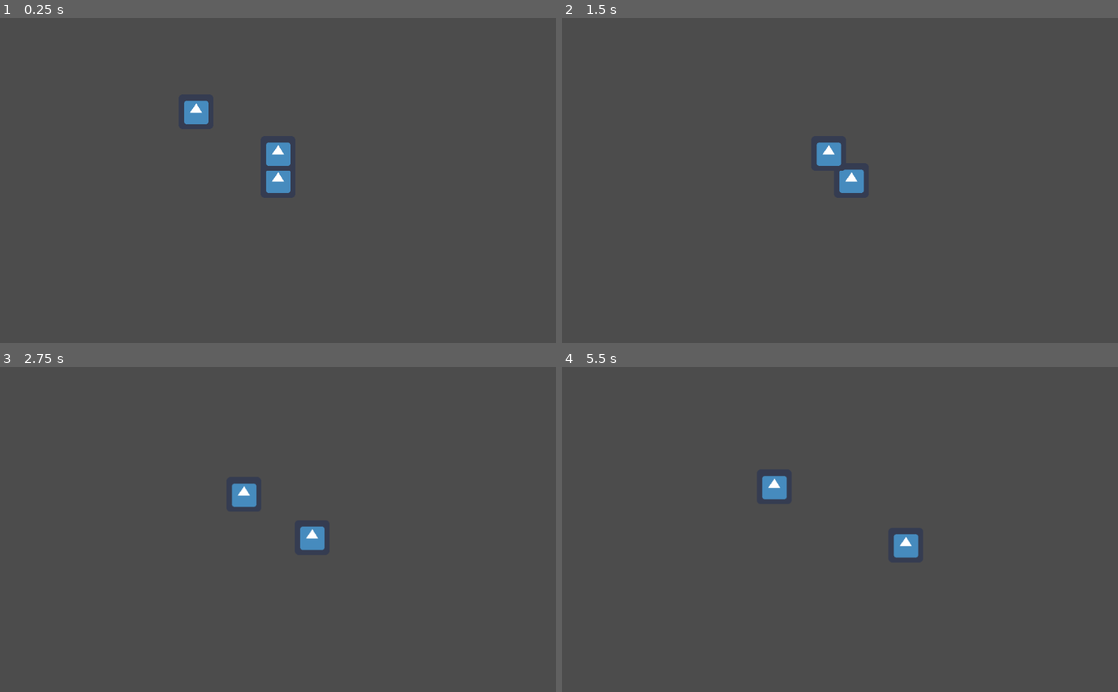
Above: before the commit, frames 1-4 (two rows, left to right).
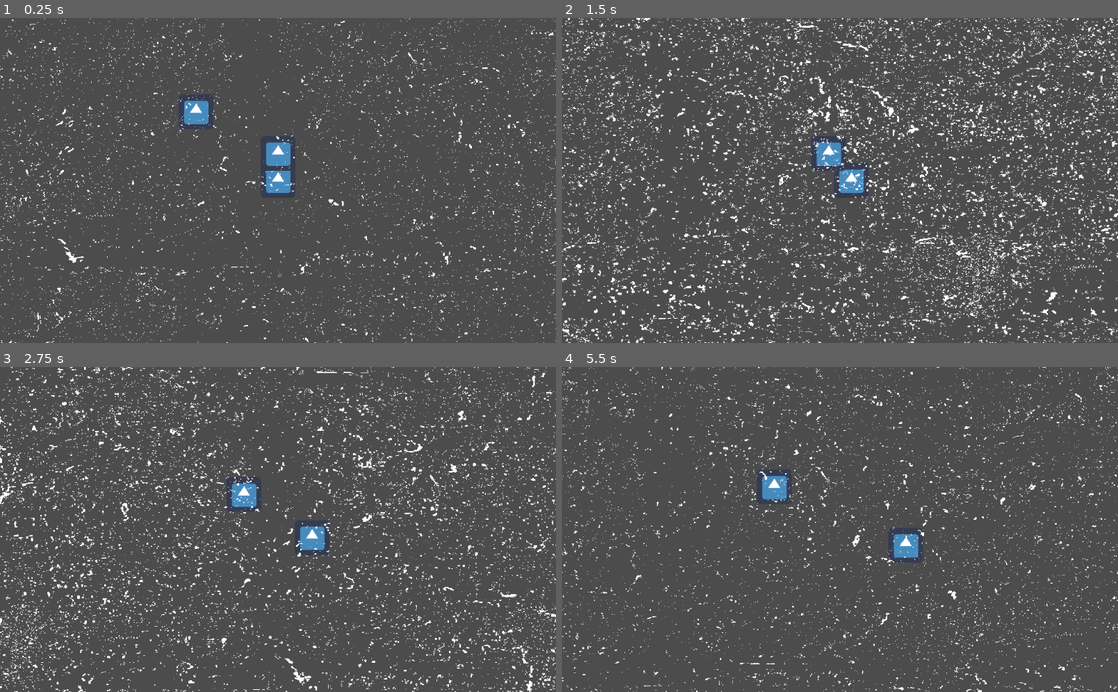
Above: after the commit, the same moments.

Repository: killicolin/SCI-GJ-3
Game: Godot game, scene res://Level1.tscn
Same seed, same stepped clock (60 frames per second), same inputs: the game is played once before the commit and once after it. The engine's default icon, where the game draws it, is replaced by a stand-in: a white triangle on a blue panel in a dark square.
Inputs:
- Up to frame 1 (0.25 s): no input
- Up to frame 2 (1.5 s): tap Enter at 0.5 s; hold Right (p1_right) 0.53-1.28 s; hold Space (p1_action) 0.53-1.28 s; tap Down (p1_stop) at 1.35 s
- Up to frame 3 (2.75 s): hold Right (p1_right) from 2.03 s (still down); hold Q (p2_action) from 2.03 s (still down)
- Up to frame 4 (5.5 s): release Q (p2_action) at 2.78 s; tap D (p2_right) at 2.85 s; release Right (p1_right) at 3.53 s; hold S (p2_stop) 3.53-4.28 s; tap Space (p1_action) at 4.35 s; hold Down (p1_stop) from 5.03 s (still down)

The runs differ from the first frame. In frame 1, 4.6% of the frame differs, in the area x 0-100%, y 0-100%; in frame 2, 13%; in frame 3, 9.9%; in frame 4, 5.0%.

Commit message:
stabilize ui

Diff:
--- a/Level1.gd
+++ b/Level1.gd
@@ -6,7 +6,9 @@
 # var b = "text"
 onready var robotScene = load("res://Robot.tscn")
 onready var sunScene = load("res://Sun.tscn")
+onready var noiseScene = load("res://NoiseEffect.tscn")
 
+onready var noise = noiseScene.instance()
 onready var sun = sunScene.instance()
 onready var p1 = robotScene.instance()
 onready var p2 = robotScene.instance()
@@ -28,7 +30,13 @@
 	sun.connect("pertubation_on", self, "_on_perturbation_received")
 	sun.connect("pertubation_off", self, "_on_perturbation_stopped")
 
-	add_child(sun)
+	sun.connect("pertubation_on", noise, "is_on_perturbating")
+	sun.connect("pertubation_off", noise, "is_off_perturbating")
+
+	noise.rect_size = Vector2(1920, 1080)
+
+	self.add_child(sun)
+	$CanvasLayer.add_child(noise)
 
 func _on_perturbation_received():
 	print("PERTURBATION IS ON")
--- a/Level1.tscn
+++ b/Level1.tscn
@@ -43,4 +43,6 @@
 current = true
 script = ExtResource( 1 )
 
+[node name="CanvasLayer" type="CanvasLayer" parent="."]
+
 [connection signal="body_entered" from="endingArea" to="." method="_on_endingArea_body_entered"]
--- a/NoiseEffect.gd
+++ b/NoiseEffect.gd
@@ -11,10 +11,10 @@
 var burst_time;
 # Called when the node enters the scene tree for the first time.
 func _ready():
-	$TextureRect.visible=false
+#	$TextureRect.visible=false
 	burst_time = OS.get_ticks_msec()+burst_delta_time
 	print_debug($TextureRect.material.get_shader_param("filter"))
-	#$TextureRect.visible=false # Replace with function body.
+#	#$TextureRect.visible=false # Replace with function body.
 
 func is_on_perturbating():
 	burst_time = OS.get_ticks_msec()+burst_delta_time
@@ -29,7 +29,7 @@
 		var current_time = OS.get_ticks_msec()
 		var ratio = abs(burst_time-current_time)/burst_delta_time
 		if ratio < 1.0 :
-			print_debug(ratio)
+#			print_debug(ratio)
 			$TextureRect.material.set_shader_param("filter",0.2*ratio)
 # Called every frame. 'delta' is the elapsed time since the previous frame.
 #func _process(delta):
--- a/NoiseEffect.tscn
+++ b/NoiseEffect.tscn
@@ -15,6 +15,9 @@
 [node name="NoiseEffect" type="Control"]
 anchor_right = 1.0
 anchor_bottom = 1.0
+mouse_filter = 2
+size_flags_horizontal = 3
+size_flags_vertical = 3
 script = ExtResource( 4 )
 
 [node name="TextureRect" type="TextureRect" parent="."]
